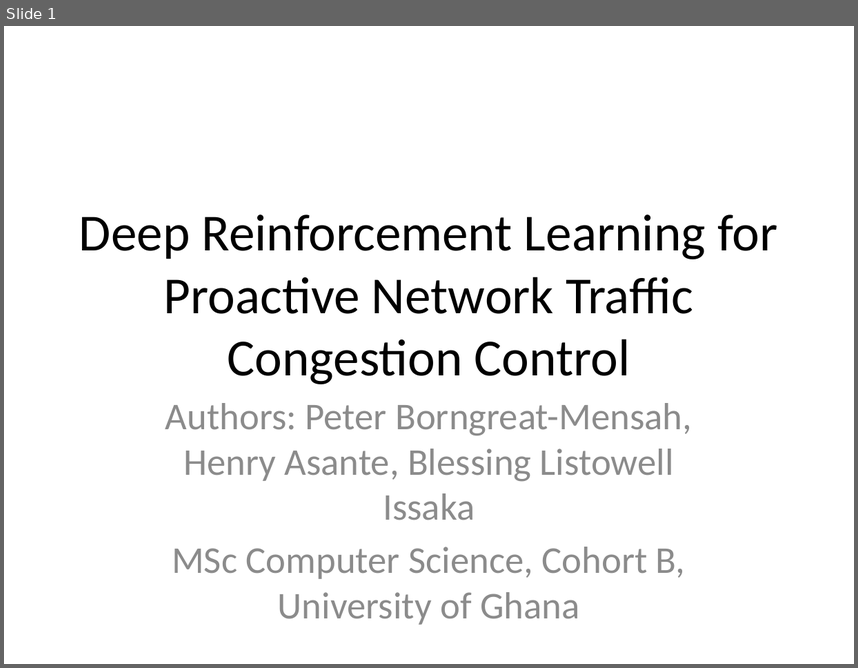
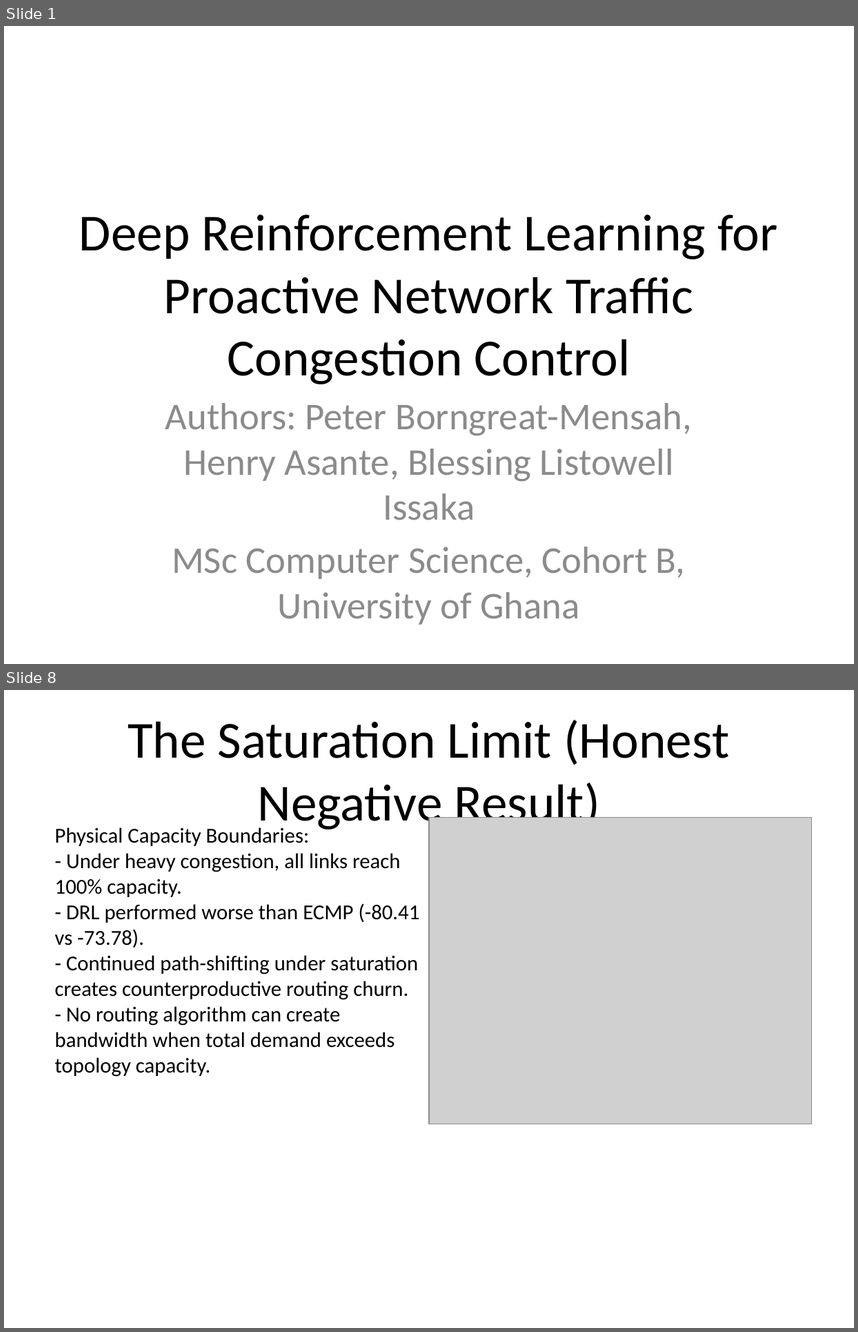
Before and after one commit to PipetteGh/Deep-Reinforcement-Learning-for-Proactive-Network-Traffic-Congestion-Control-and-Load-Balancing, a slide deck: final_presentation.pptx. Shown one above the other, each under a label of ours: slide 1 before the commit, slides 1 and 8 after it; the slides between them are not shown. The pictures are 858x668 and 858x1332 pixels, drawn with LibreOffice and Linux fonts; fonts in the diff are those of the drawing; grey boxes stand for pictures. Boxes give left, top, right and bottom in pixels: in the first picture for what was removed or moved away, otherwise in the second. Text is boxed around its words. In the diff, an @@ line names an element or a change of style, - is before the commit and + after.

```diff
--- a/final_presentation.pptx
+++ b/final_presentation.pptx
@@ slide 8 added at [4,690,854,1328], background #FFFFFF @@
@@ title added at [128,720,729,833], 44 pt, text #000000 @@
+The Saturation Limit (Honest Negative Result)
@@ text added at [55,827,420,1076], 18 pt, text #000000 @@
+Physical Capacity Boundaries:
+- Under heavy congestion, all links reach 100% capacity.
+- DRL performed worse than ECMP (-80.41 vs -73.78).
+- Continued path-shifting under saturation creates counterproductive routing churn.
+- No routing algorithm can create bandwidth when total demand exceeds topology capacity.
@@ picture added at [429,818,811,1123] @@
```
Also in this commit, not shown: 5 slides changed, 3 other slides added, 6 slides removed, 17 other files.
